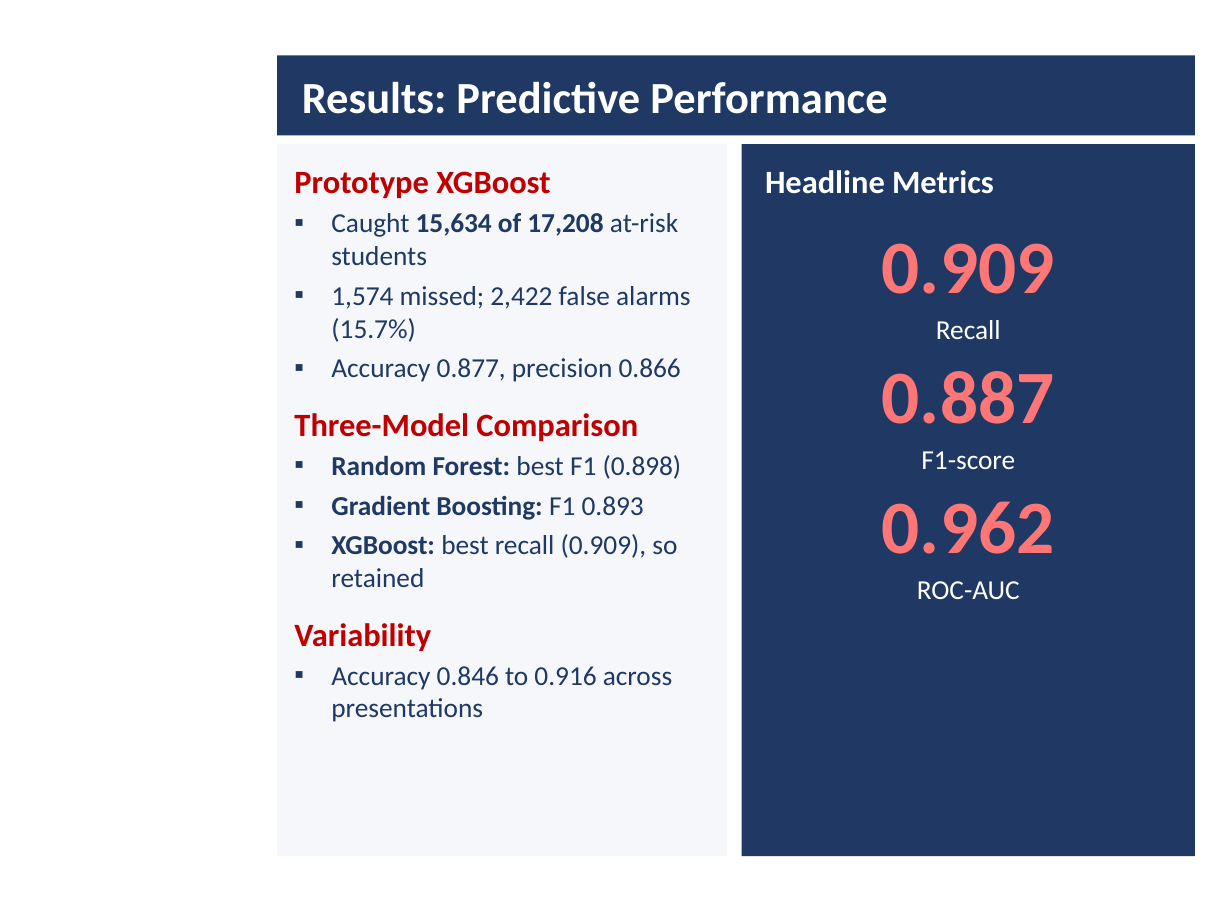
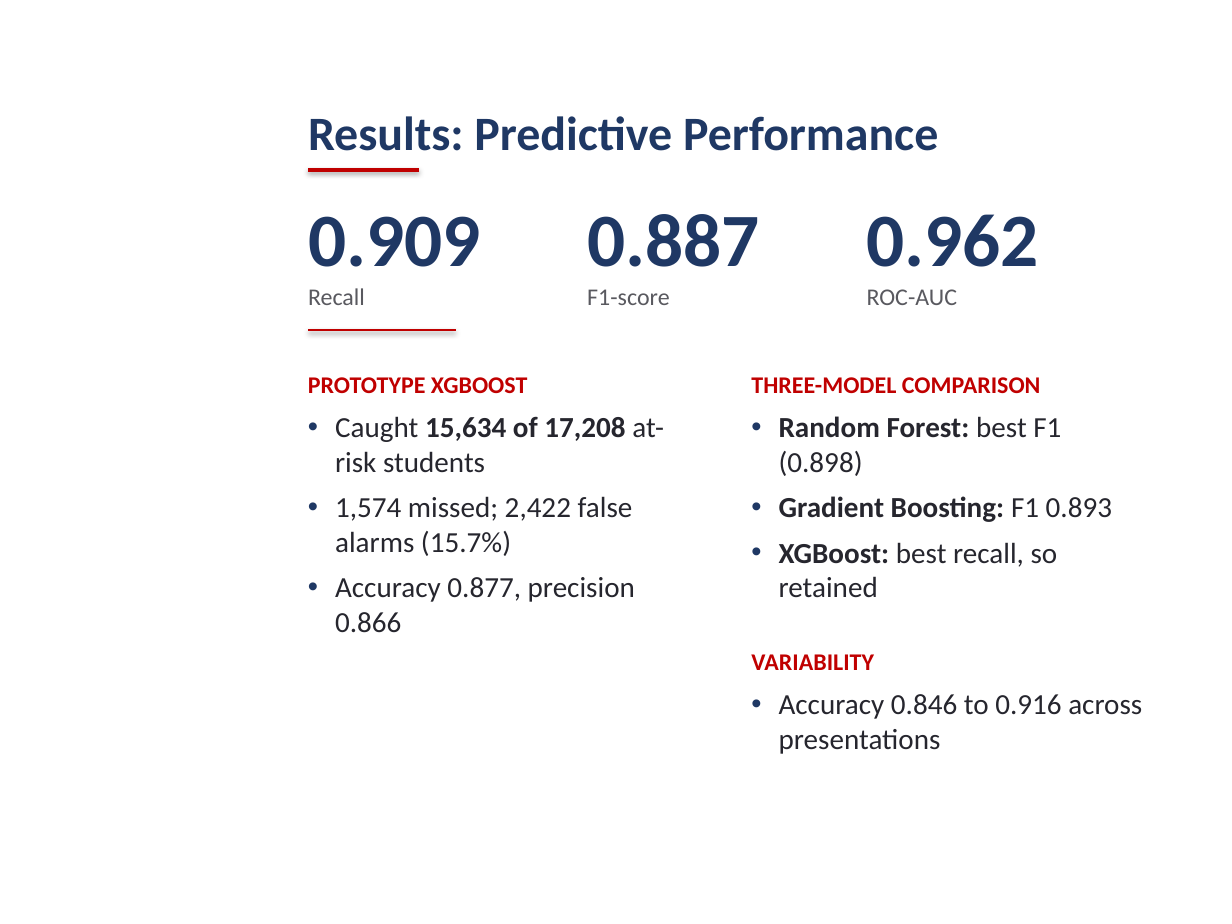
Before and after one commit to daniel-larry/python-run-result, a slide deck: slide 8 of Internal_Defense_Presentation.pptx. Drawn at 1232x924 pixels with LibreOffice and Linux fonts; fonts in the diff are those of the drawing; background and template pictures are left out. Boxes give left, top, right and bottom in pixels: in the first picture for what was removed or moved away, otherwise in the second. Text is boxed around its words. In the diff, an @@ line names an element or a change of style, - is before the commit and + after.

Commit message:
Defense deck: open layout without boxes, Calibri, Moodle screenshot

```diff
--- a/Internal_Defense_Presentation.pptx
+++ b/Internal_Defense_Presentation.pptx
@@ rectangle removed at bbox=[277, 55, 1195, 136] @@
@@ title "Results: Predictive Performance": place and size @@
-title "Results: Predictive Performance" at bbox=[302, 81, 887, 114]
+title "Results: Predictive Performance" at bbox=[308, 116, 938, 151]
@@ title "Results: Predictive Performance" at bbox=[308, 116, 938, 151]: size 26 to 28 pt, text colour #FFFFFF to #1F3864; vertical alignment middle to bottom @@
@@ rectangle removed at bbox=[277, 144, 727, 856] @@
@@ rectangle removed at bbox=[742, 144, 1195, 856] @@
@@ line added from (308, 170) to (419, 170), #C00000 2.25 pt @@
@@ text removed at bbox=[765, 170, 994, 194] @@
-Headline Metrics
@@ text added at bbox=[308, 216, 481, 305], 14 pt, text #59595F @@
+0.909
+Recall
@@ text added at bbox=[587, 214, 760, 305], 14 pt, text #59595F @@
+0.887
+F1-score
@@ text added at bbox=[867, 214, 1040, 305], 14 pt, text #59595F @@
+0.962
+ROC-AUC
@@ text removed at bbox=[882, 243, 1055, 599] @@
-0.909
-Recall
-0.887
-F1-score
-0.962
-ROC-AUC
@@ line added from (308, 330) to (456, 330), #C00000 1.5 pt @@
@@ text at bbox=[308, 377, 528, 393]: text changed; size 19 to 14 pt @@
-Prototype XGBoost
+PROTOTYPE XGBOOST
@@ text "PROTOTYPE XGBOOST": place and size @@
-text "PROTOTYPE XGBOOST" at bbox=[294, 171, 690, 722]
+text "PROTOTYPE XGBOOST" at bbox=[308, 377, 664, 633]
@@ text added at bbox=[751, 377, 1112, 598], 17 pt, text #26262E, bold @@
+THREE-MODEL COMPARISON
+• Random Forest: best F1 (0.898)
+• Gradient Boosting: F1 0.893
+• XGBoost: best recall, so retained
@@ text at bbox=[294, 413, 682, 722]: paragraphs removed @@
-Three-Model Comparison
-▪ Random Forest: best F1 (0.898)
-▪ Gradient Boosting: F1 0.893
-▪ XGBoost: best recall (0.909), so retained
-Variability
-▪ Accuracy 0.846 to 0.916 across presentations
@@ text at bbox=[335, 416, 664, 633]: size 16 to 17 pt, text colour #1F3864 to #26262E in "Caught 15,634 of 17,208 at-risk students", "1,574 missed; 2,422 false alarms (15.7%)", "Accuracy 0.877, precision 0.866"; bullet ▪ to •; more space between paragraphs @@
@@ text added at bbox=[751, 654, 1142, 754], 17 pt, text #26262E @@
+VARIABILITY
+• Accuracy 0.846 to 0.916 across presentations
```
Also in this commit, not shown: 11 other slides changed.
